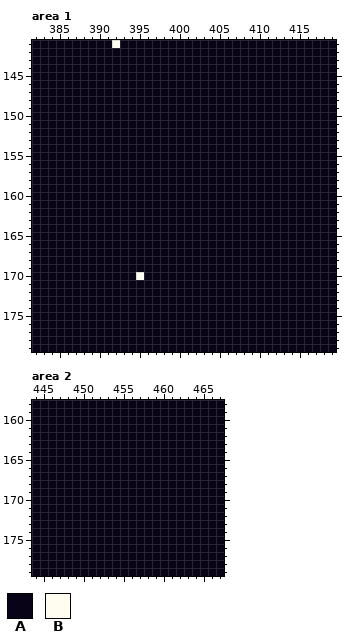
Two versions of one pixel-art file, assets/images/characters/concept.aseprite. This is how it looked before the edit.
512x512 pixels, 1 frame. Colours within 5 levels of each other are drawn and written as one. Shown: area 1: x 382..419, y 141..179; area 2: x 444..467, y 158..179. The commit also changed other parts of the picture, which this record leaves out.
Visible layers, top first: "Layer 1", "Flattened", "background".
Palette (. is transparent): A #080317  B #fffdf0
Pixels before, area 1, first column x 382:
141 AAAAAAAAAABAAAAAAAAAAAAAAAAAAAAAAAAAAA
142 AAAAAAAAAAAAAAAAAAAAAAAAAAAAAAAAAAAAAA
143 AAAAAAAAAAAAAAAAAAAAAAAAAAAAAAAAAAAAAA
144 AAAAAAAAAAAAAAAAAAAAAAAAAAAAAAAAAAAAAA
145 AAAAAAAAAAAAAAAAAAAAAAAAAAAAAAAAAAAAAA
146 AAAAAAAAAAAAAAAAAAAAAAAAAAAAAAAAAAAAAA
147 AAAAAAAAAAAAAAAAAAAAAAAAAAAAAAAAAAAAAA
148 AAAAAAAAAAAAAAAAAAAAAAAAAAAAAAAAAAAAAA
149 AAAAAAAAAAAAAAAAAAAAAAAAAAAAAAAAAAAAAA
150 AAAAAAAAAAAAAAAAAAAAAAAAAAAAAAAAAAAAAA
151 AAAAAAAAAAAAAAAAAAAAAAAAAAAAAAAAAAAAAA
152 AAAAAAAAAAAAAAAAAAAAAAAAAAAAAAAAAAAAAA
153 AAAAAAAAAAAAAAAAAAAAAAAAAAAAAAAAAAAAAA
154 AAAAAAAAAAAAAAAAAAAAAAAAAAAAAAAAAAAAAA
155 AAAAAAAAAAAAAAAAAAAAAAAAAAAAAAAAAAAAAA
156 AAAAAAAAAAAAAAAAAAAAAAAAAAAAAAAAAAAAAA
157 AAAAAAAAAAAAAAAAAAAAAAAAAAAAAAAAAAAAAA
158 AAAAAAAAAAAAAAAAAAAAAAAAAAAAAAAAAAAAAA
159 AAAAAAAAAAAAAAAAAAAAAAAAAAAAAAAAAAAAAA
160 AAAAAAAAAAAAAAAAAAAAAAAAAAAAAAAAAAAAAA
161 AAAAAAAAAAAAAAAAAAAAAAAAAAAAAAAAAAAAAA
162 AAAAAAAAAAAAAAAAAAAAAAAAAAAAAAAAAAAAAA
163 AAAAAAAAAAAAAAAAAAAAAAAAAAAAAAAAAAAAAA
164 AAAAAAAAAAAAAAAAAAAAAAAAAAAAAAAAAAAAAA
165 AAAAAAAAAAAAAAAAAAAAAAAAAAAAAAAAAAAAAA
166 AAAAAAAAAAAAAAAAAAAAAAAAAAAAAAAAAAAAAA
167 AAAAAAAAAAAAAAAAAAAAAAAAAAAAAAAAAAAAAA
168 AAAAAAAAAAAAAAAAAAAAAAAAAAAAAAAAAAAAAA
169 AAAAAAAAAAAAAAAAAAAAAAAAAAAAAAAAAAAAAA
170 AAAAAAAAAAAAABAAAAAAAAAAAAAAAAAAAAAAAA
171 AAAAAAAAAAAAAAAAAAAAAAAAAAAAAAAAAAAAAA
172 AAAAAAAAAAAAAAAAAAAAAAAAAAAAAAAAAAAAAA
173 AAAAAAAAAAAAAAAAAAAAAAAAAAAAAAAAAAAAAA
174 AAAAAAAAAAAAAAAAAAAAAAAAAAAAAAAAAAAAAA
175 AAAAAAAAAAAAAAAAAAAAAAAAAAAAAAAAAAAAAA
176 AAAAAAAAAAAAAAAAAAAAAAAAAAAAAAAAAAAAAA
177 AAAAAAAAAAAAAAAAAAAAAAAAAAAAAAAAAAAAAA
178 AAAAAAAAAAAAAAAAAAAAAAAAAAAAAAAAAAAAAA
179 AAAAAAAAAAAAAAAAAAAAAAAAAAAAAAAAAAAAAA
Pixels before, area 2, first column x 444:
158 AAAAAAAAAAAAAAAAAAAAAAAA
159 AAAAAAAAAAAAAAAAAAAAAAAA
160 AAAAAAAAAAAAAAAAAAAAAAAA
161 AAAAAAAAAAAAAAAAAAAAAAAA
162 AAAAAAAAAAAAAAAAAAAAAAAA
163 AAAAAAAAAAAAAAAAAAAAAAAA
164 AAAAAAAAAAAAAAAAAAAAAAAA
165 AAAAAAAAAAAAAAAAAAAAAAAA
166 AAAAAAAAAAAAAAAAAAAAAAAA
167 AAAAAAAAAAAAAAAAAAAAAAAA
168 AAAAAAAAAAAAAAAAAAAAAAAA
169 AAAAAAAAAAAAAAAAAAAAAAAA
170 AAAAAAAAAAAAAAAAAAAAAAAA
171 AAAAAAAAAAAAAAAAAAAAAAAA
172 AAAAAAAAAAAAAAAAAAAAAAAA
173 AAAAAAAAAAAAAAAAAAAAAAAA
174 AAAAAAAAAAAAAAAAAAAAAAAA
175 AAAAAAAAAAAAAAAAAAAAAAAA
176 AAAAAAAAAAAAAAAAAAAAAAAA
177 AAAAAAAAAAAAAAAAAAAAAAAA
178 AAAAAAAAAAAAAAAAAAAAAAAA
179 AAAAAAAAAAAAAAAAAAAAAAAA
New version:
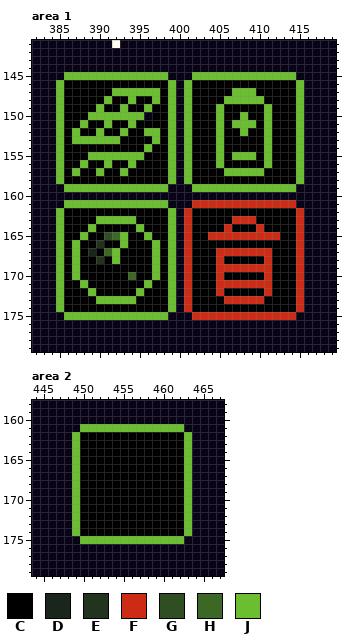
Colours new in this view: C #000000  D #1a251c  E #22341d  F #cc2c16  G #2f4e21  H #3c6724  J #6abe30
Edits made:
Changed rows in their new state; - is an unchanged pixel.
Area 1, layer "Flattened":
first column x 385:
145 -JJJJJJJJJJJJJ---JJJJJJJJJJJJJ-
146 JCCCCCCCCCCCCCJ-JCCCCCCCCCCCCCJ
147 JCCCCCCJJJJJJCJ-JCCCCCJJJCCCCCJ
148 JCCCCCJCCJCCJCJ-JCCCCJJJJJCCCCJ
149 JCCCCJCCJCCJCCJ-JCCCJCCCCCJCCCJ
150 JCCCJJJJJJJ-CCJ-JCCCJCCJCCJCCCJ
151 JCCJCCJCCJCCCCJ-JCCCJCJJJCJCCCJ
152 JCJCCJCCJCCJJCJ-JCCCJCCJCCJCCCJ
153 JCJJJJJJCCCCJCJ-JCCCJCCCCCJCCCJ
154 JCCCCCCCCCCJCCJ-JCCCJCCCCCJCCCJ
155 JCCCJJJJJJJCCCJ-JCCCJCJJJCJCCCJ
156 JCCJCCJCCJCCCCJ-JCCCJCCCCCJCCCJ
157 JCJCCJCCJCCCCCJ-JCCCCJJJJJCCCCJ
158 JCCCCCCCCCCCCCJ-JCCCCCCCCCCCCCJ
159 -JJJJJJJJJJJJJ---JJJJJJJJJJJJJ-
161 -JJJJJJJJJJJJJ---FFFFFFFFFFFFF-
162 JCCCCCCCCCCCCCJ-FCCCCCCCCCCCCCF
163 JCCCCJJJJJCCCCJ-FCCCCCFFFCCCCCF
164 JCCCJCCCCCJCCCJ-FCCCCFCCCFCCCCF
165 JCCJCCGHJCCJCCJ-FCCFFFFFFFFFCCF
166 JCJCCECCJCCCJCJ-FCCCCCCCCCCCCCF
167 JCJCDCHJCCCCJCJ-FCCCFFFFFFFCCCF
168 JCJCCECJCCCCJCJ-FCCCFCCCCCFCCCF
169 JCJCCCCCCCCCJCJ-FCCCFFFFFFFCCCF
170 JCJCCCCCCHCCJCJ-FCCCFCCCCCFCCCF
171 JCCJCCCCCCCJCCJ-FCCCFFFFFFFCCCF
172 JCCCJCCCCCJCCCJ-FCCCFCCCCCFCCCF
173 JCCCCJJJJJCCCCJ-FCCCCFFFFFCCCCF
174 JCCCCCCCCCCCCCJ-FCCCCCCCCCCCCCF
175 -JJJJJJJJJJJJJ---FFFFFFFFFFFFF-
Area 2, layer "Flattened":
first column x 449:
161 -JJJJJJJJJJJJJ-
162 JCCCCCCCCCCCCCJ
163 JCCCCCCCCCCCCCJ
164 JCCCCCCCCCCCCCJ
165 JCCCCCCCCCCCCCJ
166 JCCCCCCCCCCCCCJ
167 JCCCCCCCCCCCCCJ
168 JCCCCCCCCCCCCCJ
169 JCCCCCCCCCCCCCJ
170 JCCCCCCCCCCCCCJ
171 JCCCCCCCCCCCCCJ
172 JCCCCCCCCCCCCCJ
173 JCCCCCCCCCCCCCJ
174 JCCCCCCCCCCCCCJ
175 -JJJJJJJJJJJJJ-
Boxes around the changes in both pictures, in picture pixels (x1, y1, x2, y2):
changed: (56, 72, 304, 320)
changed: (72, 424, 192, 544)
